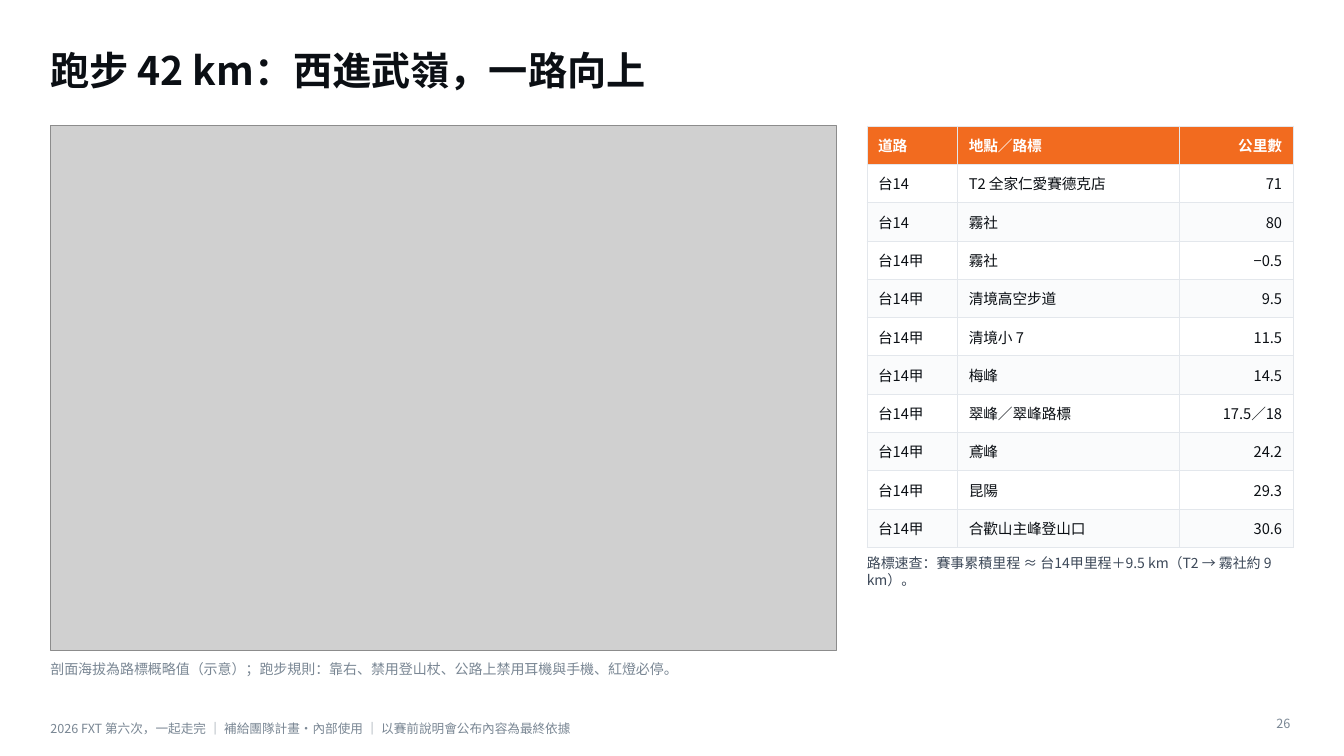
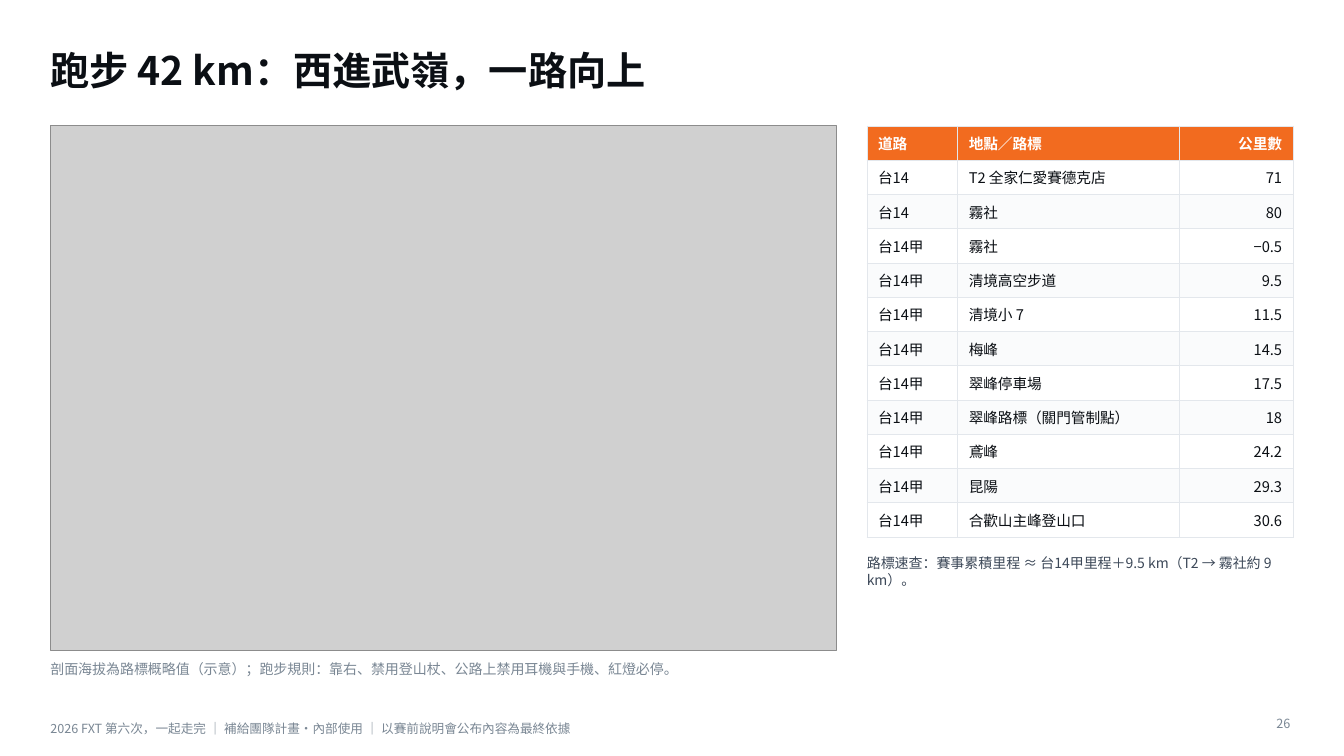
Before and after one commit to powermovebboy-sys/Race-site, a slide deck: slide 26 of deck/2026_FXT_第六次一起走完.pptx. Drawn at 1344x756 pixels with LibreOffice and Linux fonts; fonts in the diff are those of the drawing; grey boxes stand for pictures. Boxes give left, top, right and bottom in pixels: in the first picture for what was removed or moved away, otherwise in the second. Text is boxed around its words. In the diff, an @@ line names an element or a change of style, - is before the commit and + after.

```diff
--- a/deck/2026_FXT_第六次一起走完.pptx
+++ b/deck/2026_FXT_第六次一起走完.pptx
@@ table at <box>867,126,1294,531</box> @@
-row 8: 台14甲 | 翠峰／翠峰路標 | 17.5／18
+row 8: 台14甲 | 翠峰停車場 | 17.5
+row 9: 台14甲 | 翠峰路標（關門管制點） | 18
```
Also in this commit, not shown: 3 other slides changed, 3 other files.
